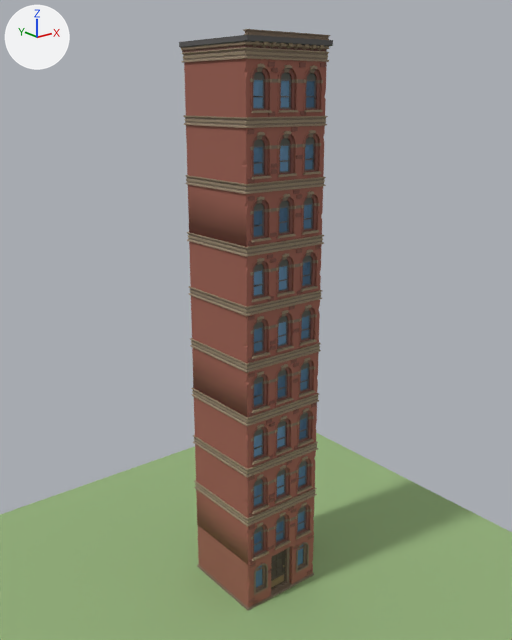
The glTF model packages/client/public/assets/models/buildings/penthouse.glb: old version first, new version second.
Camera for both pictures: a camera (50 mm lens) standing at (-23.2, -29.1, 28.0) and looking at (0.2, 0.2, 16.3). Arrows for +X, +Y and +Z are at upper left; the lights stay in place. The first picture is the older version. Vertices at exactly the same position are counted once.

Objects in the first picture: 'Ground', 'Pent_Base', 'Pent_Floor_0', 'Pent_Floor_1', 'Pent_Floor_2', 'Pent_Roof'.
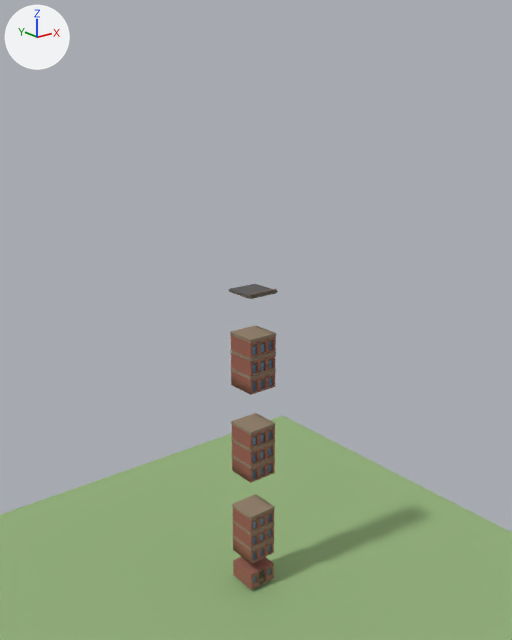
Pixel boxes (x1, y1, x2, y2) of what changed, in the pictures (512 x 640 px):
```json
{"object": "Pent_Floor_2", "change": "moved, rescaled", "before": [182, 47, 329, 247], "after": [230, 325, 277, 395], "on screen": "68% narrower, 65% shorter"}
{"object": "Pent_Floor_1", "change": "moved, rescaled", "before": [187, 232, 324, 417], "after": [231, 413, 276, 483], "on screen": "67% narrower, 62% shorter"}
{"object": "Pent_Floor_0", "change": "moved, rescaled", "before": [191, 388, 320, 565], "after": [232, 494, 275, 564]}
{"object": "Pent_Base", "change": "moved, rescaled", "before": [197, 526, 314, 611], "after": [233, 556, 274, 590]}
{"object": "Pent_Roof", "change": "moved, rescaled", "before": [179, 29, 333, 53], "after": [228, 284, 278, 299]}
```

Scene script edits in JSON lines:
```json
{"block": "me_mesh", "where": "# used by ob_pent_base; location = (-2.5, -2.5, 0.15)"}
{"op": "remove", "block": "me_mesh", "code": "me_mesh.from_pydata(...)  # 330 vertices, 598 faces; spans x -0.06..5.06, y -0.06..5.06, z 0.0..3.0"}
{"op": "add", "block": "me_mesh", "code": "me_mesh.from_pydata(...)  # 330 vertices, 598 faces; spans x -1.5..0.27, y -1.5..0.27, z 0.24..1.28"}
{"block": "me_mesh", "change": "me_mesh part 1: the whole mesh is scaled about its middle by 0.346, then moved by (-3.11, -3.11, -0.74)"}
{"block": "me_mesh_001", "where": "# used by ob_pent_floor_0; location = (-2.5, -2.48, 3.15)"}
{"op": "remove", "block": "me_mesh_001", "code": "me_mesh_001.from_pydata(...)  # 1629 vertices, 3008 faces; spans x -0.08..5.08, y -0.13..5.08, z 0.0..9.0"}
{"op": "add", "block": "me_mesh_001", "code": "me_mesh_001.from_pydata(...)  # 1629 vertices, 3008 faces; spans x -1.51..0.28, y -1.51..0.3, z 2.01..5.13"}
{"block": "me_mesh_001", "change": "me_mesh_001 part 2: the whole mesh is scaled about its middle by 0.346, then moved by (-3.11, -3.09, -0.93)"}
{"block": "me_mesh_002", "where": "# used by ob_pent_floor_1; location = (-2.5, -2.48, 12.15)"}
{"op": "remove", "block": "me_mesh_002", "code": "me_mesh_002.from_pydata(...)  # 1629 vertices, 3008 faces; spans x -0.08..5.08, y -0.13..5.08, z 0.0..9.0"}
{"op": "add", "block": "me_mesh_002", "code": "me_mesh_002.from_pydata(...)  # 1629 vertices, 3008 faces; spans x -1.51..0.28, y -1.51..0.3, z 7.34..10.45"}
{"block": "me_mesh_002", "change": "me_mesh_002 part 3: the whole mesh is scaled about its middle by 0.346, then moved by (-3.11, -3.09, 4.39)"}
{"block": "me_mesh_003", "where": "# used by ob_pent_floor_2; location = (-2.5, -2.48, 21.15)"}
{"op": "remove", "block": "me_mesh_003", "code": "me_mesh_003.from_pydata(...)  # 1629 vertices, 3008 faces; spans x -0.08..5.08, y -0.13..5.08, z 0.0..9.0"}
{"op": "add", "block": "me_mesh_003", "code": "me_mesh_003.from_pydata(...)  # 1629 vertices, 3008 faces; spans x -1.51..0.28, y -1.51..0.3, z 12.66..15.77"}
{"block": "me_mesh_003", "change": "me_mesh_003 part 4: the whole mesh is scaled about its middle by 0.346, then moved by (-3.11, -3.09, 9.72)"}
{"block": "me_mesh_004", "where": "# used by ob_pent_roof; location = (-2.5, -2.41, 30.15)"}
{"op": "remove", "block": "me_mesh_004", "code": "me_mesh_004.from_pydata(...)  # 120 vertices, 164 faces; spans x -0.13..5.13, y -0.34..5.15, z 0.0..0.74"}
{"op": "add", "block": "me_mesh_004", "code": "me_mesh_004.from_pydata(...)  # 120 vertices, 164 faces; spans x -1.52..0.3, y -1.54..0.36, z 17.98..18.24"}
{"block": "me_mesh_004", "change": "me_mesh_004 part 5: the whole mesh is scaled about its middle by 0.346, then moved by (-3.11, -3.0, 17.74)"}
{"op": "set", "path": "ob_pent_base.location", "old": "(-2.5, -2.5, 0.15)", "new": "(0.0, 0.0, 0.15)"}
{"op": "set", "path": "ob_pent_floor_0.location", "old": "(-2.5, -2.48, 3.15)", "new": "(0.0, 0.0, 0.15)"}
{"op": "set", "path": "ob_pent_floor_1.location", "old": "(-2.5, -2.48, 12.15)", "new": "(0.0, 0.0, 0.15)"}
{"op": "set", "path": "ob_pent_floor_2.location", "old": "(-2.5, -2.48, 21.15)", "new": "(0.0, 0.0, 0.15)"}
{"op": "set", "path": "ob_pent_roof.location", "old": "(-2.5, -2.41, 30.15)", "new": "(0.0, 0.0, 0.15)"}
```
